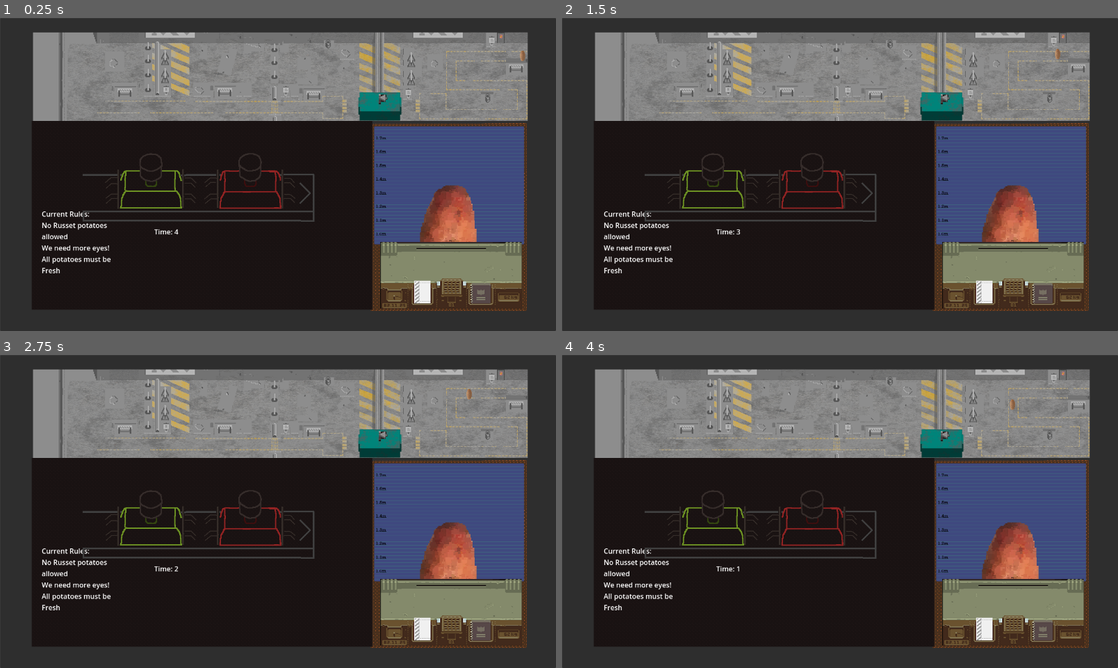
Above: before the commit, frames 1-4 (two rows, left to right).
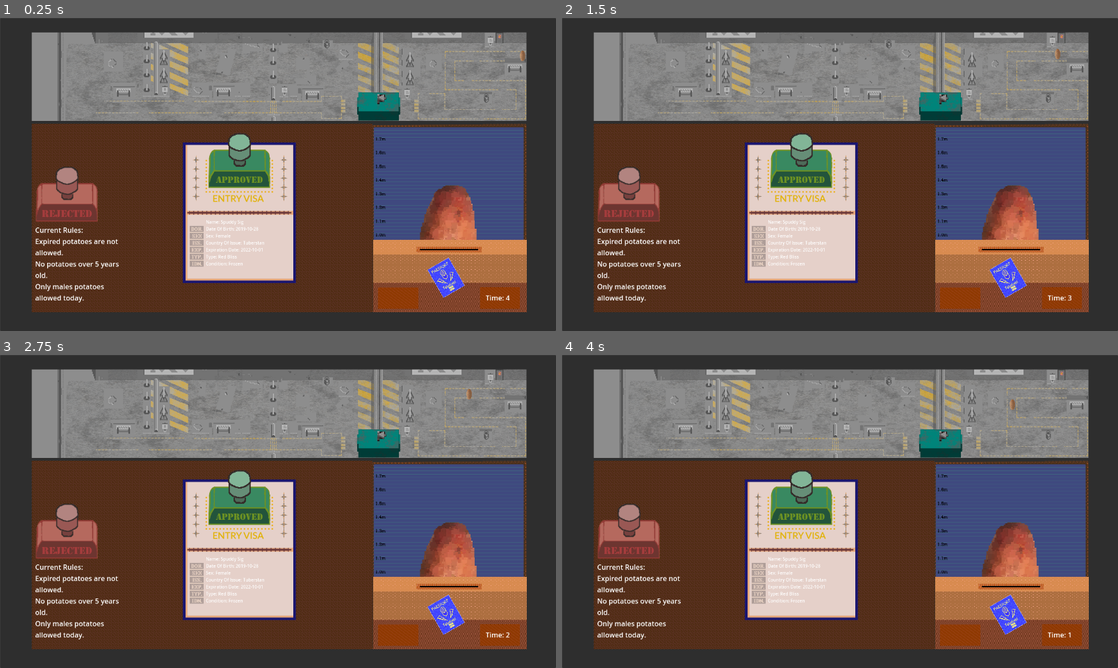
Above: after the commit, the same moments.

Repository: Lost-Rabbit-Digital/SpudCustoms
Game: Godot game, scene res://mainGame.tscn
The game is run twice, just before and just after one commit, with the same random seed, the same clock (stepped at 60 frames per second) and the same inputs.
Inputs:
- Up to frame 1 (0.25 s): no input
- Up to frame 2 (1.5 s): tap Enter at 1.25 s
- Up to frame 3 (2.75 s): tap Space at 2 s
- Up to frame 4 (4 s): tap Enter at 2.75 s; tap Space at 3.5 s

The runs differ from the first frame. In frame 1, 46% of the frame differs, in the area x 5-95%, y 4-94%; in frame 2, 46%; in frame 3, 46%; in frame 4, 46%.

Commit message:
Creating new art assets and aligning data structure with passport layout

Diff:
--- a/mainGame.gd
+++ b/mainGame.gd
@@ -9,11 +9,15 @@
 
 func generate_rules():
 	current_rules = [
-		"Purple Majesty always welcome",
-		"We need more eyes!",
-		"No Russet potatoes allowed",
-		"All potatoes must be Fresh",
-		"Peeled potatoes BANNED today!"
+		"Purple Majesty always welcome.",
+		"We need extra eyes!",
+		"No Russet Burbanks allowed!",
+		"All potatoes must be Fresh!",
+		"Peeled potatoes BANNED today!",
+		"No potatoes over 5 years old.",
+		"Only males potatoes allowed today.",
+		"Potatoes from Spudland must be arrested.",
+		"Expired potatoes are not allowed."
 	]
 	# Randomly select 2-3 rules
 	current_rules.shuffle()
@@ -25,16 +29,35 @@
 
 func is_potato_valid(potato_info: Dictionary) -> bool:
 	for rule in current_rules:
-		if rule == "Purple Majesty always welcome" and potato_info.type == "Purple Majesty":
-			return true
-		elif rule == "We need more eyes!" and potato_info.condition == "Extra Eyes":
-			return true
-		elif rule == "No Russet potatoes allowed" and potato_info.type == "Russet Burbank":
-			return false
-		elif rule == "All potatoes must be Fresh" and potato_info.condition != "Fresh":
-			return false
-		elif rule == "Peeled potatoes BANNED today!" and potato_info.condition == "Peeled":
-			return false
+		match rule:
+			"Purple Majesty always welcome.":
+				if potato_info.type == "Purple Majesty":
+					return true
+			"We need extra eyes!":
+				if potato_info.condition == "Extra Eyes":
+					return true
+			"No Russet Burbanks allowed!":
+				if potato_info.type == "Russet Burbank":
+					return false
+			"All potatoes must be Fresh!":
+				if potato_info.condition != "Fresh":
+					return false
+			"Peeled potatoes BANNED today!":
+				if potato_info.condition == "Peeled":
+					return false
+			"No potatoes over 5 years old.":
+				var age = calculate_age(potato_info.date_of_birth)
+				if age > 5:
+					return false
+			"Only males potatoes allowed today.":
+				if potato_info.sex != "Male":
+					return false
+			"Potatoes from Spudland must be arrested.":
+				if potato_info.country_of_issue == "Spudland":
+					return false
+			"Expired potatoes are not allowed.":
+				if is_expired(potato_info.expiration_date):
+					return false
 	return true
 
 func _ready():
@@ -51,6 +74,10 @@
 		"name": get_random_name(),
 		"type": get_random_type(),
 		"condition": get_random_condition(),
+		"sex": get_random_sex(),
+		"country_of_issue": get_random_country(),
+		"date_of_birth": get_random_date(1, 10),
+		"expiration_date": get_random_date(0, 2)
 	}
 	queue_manager.add_potato(potato_info)
 	update_potato_info_display(potato_info)
@@ -58,7 +85,14 @@
 	$Timer.start(time_left)
 
 func update_potato_info_display(potato_info: Dictionary):
-	$"Label (PotatoInfo)".text = "Name: %s\nType: %s\nCondition: %s" % [potato_info.name, potato_info.type, potato_info.condition]
+	$"Label (PotatoInfo)".text = """Name: {name}
+	Date Of Birth: {date_of_birth}
+	Sex: {sex}
+	Country Of Issue: {country_of_issue}
+	Expiration Date: {expiration_date}
+	Type: {type}
+	Condition: {condition}
+	""".format(potato_info)
 
 func generate_potato():
 	# Generate random potato characteristics
@@ -80,9 +114,42 @@
 	return types[randi() % types.size()]
 
 func get_random_condition():
-	var conditions = ["Fresh", "Slightly Sprouted", "Extra Eyes", "Peeled", "Rotten", "Sprouted", "Mashed", "Baked", "Fried", "Boiled", "Dehydrated", "Frozen"]
+	var conditions = ["Fresh", "Extra Eyes", "Peeled", "Rotten", "Sprouted", "Dehydrated", "Frozen"]
 	return conditions[randi() % conditions.size()]
 
+func get_random_sex():
+	return ["Male", "Female"][randi() % 2]
+
+func get_random_country():
+	var countries = ["Spudland", "Potatopia", "Tuberstan", "North Yamnea", "Spuddington"]
+	return countries[randi() % countries.size()]
+
+func get_random_date(years_ago_start: int, years_ago_end: int) -> String:
+	var current_date = Time.get_date_dict_from_system()
+	var year = current_date.year - years_ago_start - randi() % (years_ago_end - years_ago_start + 1)
+	var month = randi() % 12 + 1
+	var day = randi() % 28 + 1
+	return "%04d-%02d-%02d" % [year, month, day]
+
+func calculate_age(date_of_birth: String) -> int:
+	var current_date = Time.get_date_dict_from_system()
+	var birth_date = Time.get_datetime_dict_from_datetime_string(date_of_birth, false)
+	var age = current_date.year - birth_date.year
+	if current_date.month < birth_date.month or (current_date.month == birth_date.month and current_date.day < birth_date.day):
+		age -= 1
+	return age
+
+func is_expired(expiration_date: String) -> bool:
+	var current_date = Time.get_date_dict_from_system()
+	var expiry_date = Time.get_datetime_dict_from_datetime_string(expiration_date, false)
+	if current_date.year > expiry_date.year:
+		return true
+	elif current_date.year == expiry_date.year:
+		if current_date.month > expiry_date.month:
+			return true
+		elif current_date.month == expiry_date.month:
+			return current_date.day > expiry_date.day
+	return false
 
 func _on_button_welcome_button_pressed() -> void:
 	process_decision(true)
@@ -116,6 +183,8 @@
 	score += 0
 	$"Label (JudgementInfo)".text = "You run out of time and another customs officer beckons the spud over."
 	$"Label (ScoreLabel)".text = "Score: " + str(score)
+	if randi() % 5 == 0:  # 20% chance to change rules
+		generate_rules()
 	new_potato()
 
 func update_potato_texture(potato_type: String):
--- a/mainGame.tscn
+++ b/mainGame.tscn
@@ -9,16 +9,22 @@
 [ext_resource type="Texture2D" uid="uid://bca3wt2f8plkr" path="res://potatoes/heads/purple_majesty_head.png" id="7_0jh12"]
 [ext_resource type="Texture2D" uid="uid://c1pt8aw6106rk" path="res://interaction_table_background.png" id="7_nqnif"]
 [ext_resource type="Texture2D" uid="uid://kjlwp8d6npbd" path="res://Potato_line.png" id="8_s0lh3"]
-[ext_resource type="PackedScene" uid="uid://c07b46wsf1fc1" path="res://PotatoPerson.tscn" id="9_bxbx1"]
 [ext_resource type="Script" path="res://QueueManager.gd" id="10_a4p7n"]
-[ext_resource type="Texture2D" uid="uid://dk0dn60svbwgm" path="res://potato_interaction_table.png" id="12_cxpwc"]
-[ext_resource type="Texture2D" uid="uid://cghrrmwbg3mxy" path="res://stamps.png" id="13_00po3"]
+[ext_resource type="Texture2D" uid="uid://duhfkle4277e4" path="res://potato_customs_table.png" id="12_aq75m"]
+[ext_resource type="Texture2D" uid="uid://dkyv84r4d0du4" path="res://documents/passport.png" id="12_by76q"]
+[ext_resource type="Texture2D" uid="uid://0tllw6qq8ffe" path="res://closed_passport.png" id="13_fl0ko"]
+[ext_resource type="Texture2D" uid="uid://dfkymslqydjfj" path="res://approval_stamp.png" id="13_oy68s"]
+[ext_resource type="Texture2D" uid="uid://bnn4c6y1lovs1" path="res://rejection_stamp.png" id="14_pjwbq"]
 
 [sub_resource type="Curve2D" id="Curve2D_x3wa3"]
 _data = {
 "points": PackedVector2Array(0, 0, 0, 0, 1215, 85, 0, 0, 0, 0, 1184, 91, 0, 0, 0, 0, 1138, 82, 0, 0, 0, 0, 1093, 90, 0, …(362 unchanged characters)…
 }
 point_count = 20
+
+[sub_resource type="LabelSettings" id="LabelSettings_5ivkq"]
+line_spacing = 2.0
+font_size = 10
 
 [node name="Node2D" type="Node2D"]
 script = ExtResource("1_s4bva")
@@ -45,78 +51,61 @@
 texture = ExtResource("4_juy1b")
 
 [node name="Sprite2D (World Panel)" type="Sprite2D" parent="."]
-position = Vector2(645, 135)
+position = Vector2(642, 135)
 scale = Vector2(0.994467, 0.977299)
 texture = ExtResource("5_h10h2")
 
 [node name="Sprite2D (Suspect Panel)" type="Sprite2D" parent="."]
-position = Vector2(1032.5, 457.5)
+position = Vector2(1031.5, 460)
 scale = Vector2(0.99723, 0.988584)
 texture = ExtResource("2_f25cg")
 
 [node name="InteractionTableBackground" type="Sprite2D" parent="."]
-position = Vector2(465, 454)
+position = Vector2(465, 460)
 texture = ExtResource("7_nqnif")
 
 [node name="Timer" type="Timer" parent="."]
 
-[node name="Label (PotatoInfo)" type="Label" parent="."]
-offset_left = 888.0
-offset_top = 535.0
-offset_right = 1188.0
-offset_bottom = 655.0
-
 [node name="Label (JudgementInfo)" type="Label" parent="."]
-offset_left = 425.0
-offset_top = 480.0
-offset_right = 775.0
-offset_bottom = 530.0
+offset_left = 505.0
+offset_top = 624.0
+offset_right = 855.0
+offset_bottom = 674.0
 autowrap_mode = 3
-
-[node name="Label (ScoreLabel)" type="Label" parent="."]
-offset_left = 359.0
-offset_top = 439.0
-offset_right = 559.0
-offset_bottom = 489.0
-
-[node name="Label (RulesLabel)" type="Label" parent="."]
-offset_left = 96.0
-offset_top = 439.0
-offset_right = 296.0
-offset_bottom = 635.0
-autowrap_mode = 3
-
-[node name="Label (TimeLabel)" type="Label" parent="."]
-offset_left = 355.0
-offset_top = 480.0
-offset_right = 555.0
-offset_bottom = 530.0
 
 [node name="Sprite2D (PotatoMugshot)" type="Sprite2D" parent="."]
 position = Vector2(1031.5, 415)
 scale = Vector2(1.64844, 1.64844)
 texture = ExtResource("7_0jh12")
 
+[node name="PotatoInteractionTable" type="Sprite2D" parent="."]
+position = Vector2(1036, 593)
+scale = Vector2(1.12648, 0.847697)
+texture = ExtResource("12_aq75m")
+
+[node name="Label (ScoreLabel)" type="Label" parent="."]
+offset_left = 883.0
+offset_top = 635.0
+offset_right = 983.0
+offset_bottom = 685.0
+
+[node name="Label (RulesLabel)" type="Label" parent="."]
+offset_left = 81.0
+offset_top = 476.0
+offset_right = 281.0
+offset_bottom = 672.0
+autowrap_mode = 3
+
+[node name="Label (TimeLabel)" type="Label" parent="."]
+offset_left = 1118.0
+offset_top = 632.0
+offset_right = 1218.0
+offset_bottom = 682.0
+
 [node name="PotatoLine" type="Sprite2D" parent="."]
 visible = false
 position = Vector2(648, 134)
 texture = ExtResource("8_s0lh3")
-
-[node name="Node2D (PotatoPerson)4" parent="." instance=ExtResource("9_bxbx1")]
-visible = false
-position = Vector2(288, 192)
-
-[node name="Node2D (PotatoPerson)2" parent="." instance=ExtResource("9_bxbx1")]
-visible = false
-position = Vector2(241, 84)
-
-[node name="Node2D (PotatoPerson)3" parent="." instance=ExtResource("9_bxbx1")]
-visible = false
-position = Vector2(189, 154)
-
-[node name="Node2D (PotatoPerson)" parent="." instance=ExtResource("9_bxbx1")]
-visible = false
-position = Vector2(110, 82)
 
 [node name="Path2D (SpuddyQueue)" type="Path2D" parent="."]
 curve = SubResource("Curve2D_x3wa3")
@@ -124,13 +113,29 @@
 [node name="Node2D (QueueManager)" type="Node2D" parent="."]
 script = ExtResource("10_a4p7n")
 
-[node name="PotatoInteractionTable" type="Sprite2D" parent="."]
-position = Vector2(1038, 592)
-scale = Vector2(1.03784, 0.780994)
-texture = ExtResource("12_cxpwc")
+[node name="Sprite2D (Open Passport)" type="Sprite2D" parent="."]
+position = Vector2(551, 448)
+texture = ExtResource("12_by76q")
 
-[node name="Stamps" type="Sprite2D" parent="."]
-position = Vector2(457, 390)
-texture = ExtResource("13_00po3")
+[node name="Label (PotatoInfo)" type="Label" parent="."]
+offset_left = 474.0
+offset_top = 462.0
+offset_right = 774.0
+offset_bottom = 662.0
+label_settings = SubResource("LabelSettings_5ivkq")
+
+[node name="Sprite2D (Approval Stamp)" type="Sprite2D" parent="."]
+position = Vector2(550, 328)
+texture = ExtResource("13_oy68s")
+
+[node name="Sprite2D (Closed Passport Icon)" type="Sprite2D" parent="."]
+position = Vector2(1027, 597)
+rotation = -0.516439
+scale = Vector2(0.6, 0.6)
+texture = ExtResource("13_fl0ko")
+
+[node name="Sprite2D (Rejection Stamp)" type="Sprite2D" parent="."]
+position = Vector2(153, 405)
+texture = ExtResource("14_pjwbq")
 
 [connection signal="timeout" from="Timer" to="." method="_on_timer_timeout"]
Binary file added: approval_stamp.png
Not shown, added: approval_stamp.png.import
Binary file added: closed_passport.png
Not shown, added: closed_passport.png.import
Binary file added: documents/passport-old.png
Not shown, added: documents/passport-old.png.import
Binary file changed: documents/passport.png
Binary file changed: interaction_table_background.png
Not shown: 1 places in mainGame.tscn that only renumber resources
Binary file added: potato_customs_table.png
Not shown, added: potato_customs_table.png.import
Binary file added: rejection_stamp.png
(and 7 more such lines)
